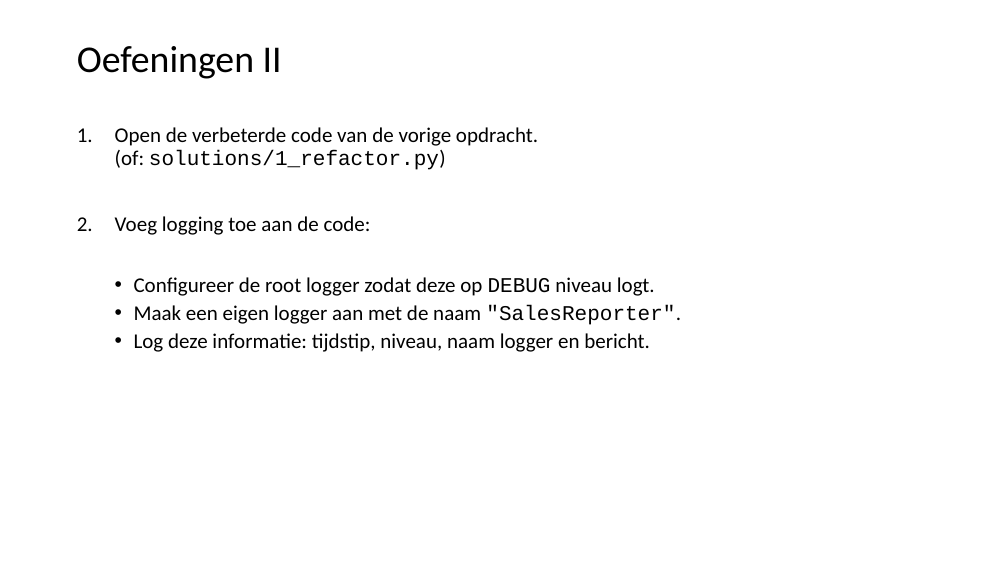
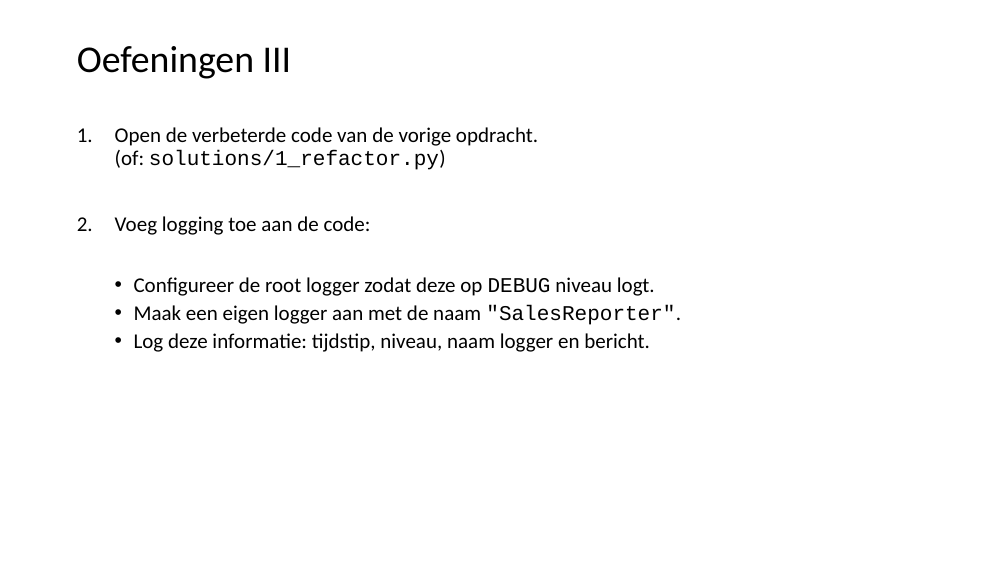
Before and after one commit to LFKoning/knowledge-sharing, a slide deck: slide 46 of python_course_4p/3_production_code/3_production_code.pptx (slide 36 before the commit). Drawn at 1008x567 pixels with LibreOffice and Linux fonts; fonts in the diff are those of the drawing. Boxes give left, top, right and bottom in pixels: in the first picture for what was removed or moved away, otherwise in the second. Text is boxed around its words. In the diff, an @@ line names an element or a change of style, - is before the commit and + after.

```diff
--- a/python_course_4p/3_production_code/3_production_code.pptx
+++ b/python_course_4p/3_production_code/3_production_code.pptx
@@ title at (x1=77, y1=46, x2=291, y2=79): text changed @@
-Oefeningen II
+Oefeningen III
```
Also in this commit, not shown: 4 other slides changed, 4 other files.
